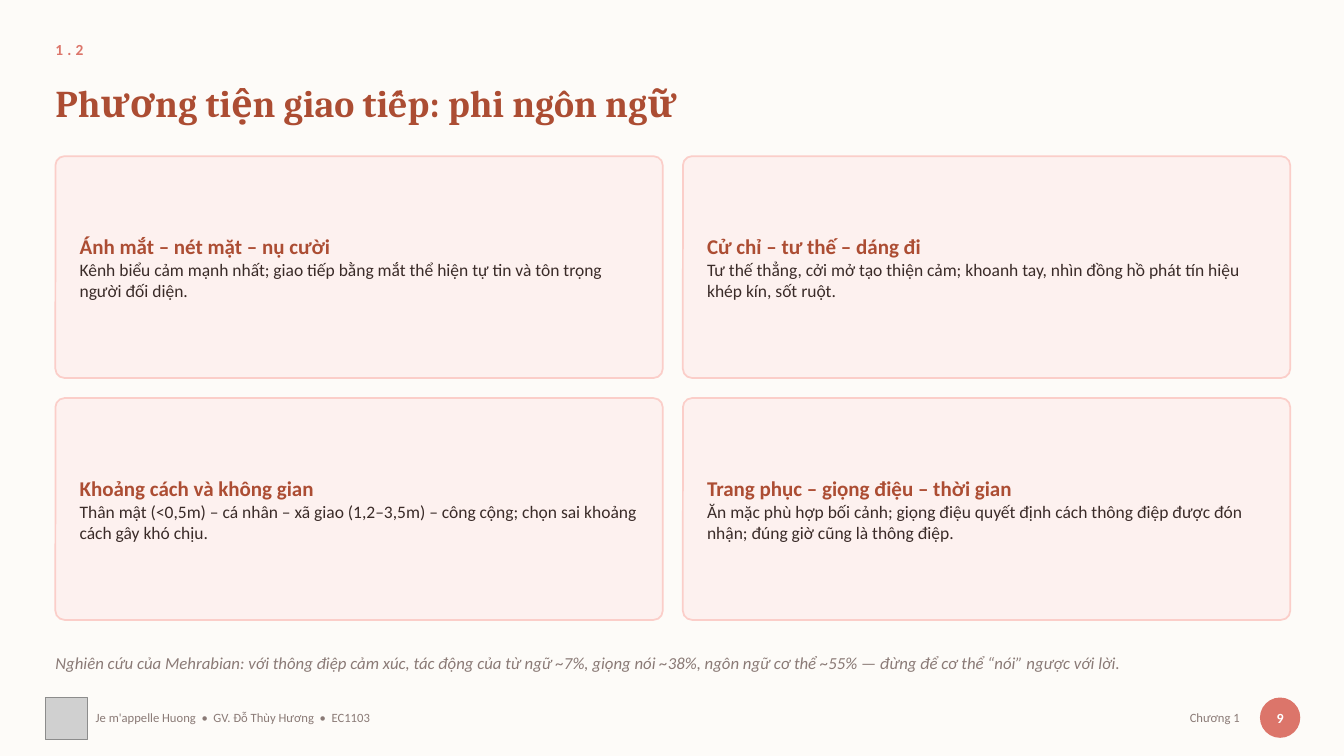
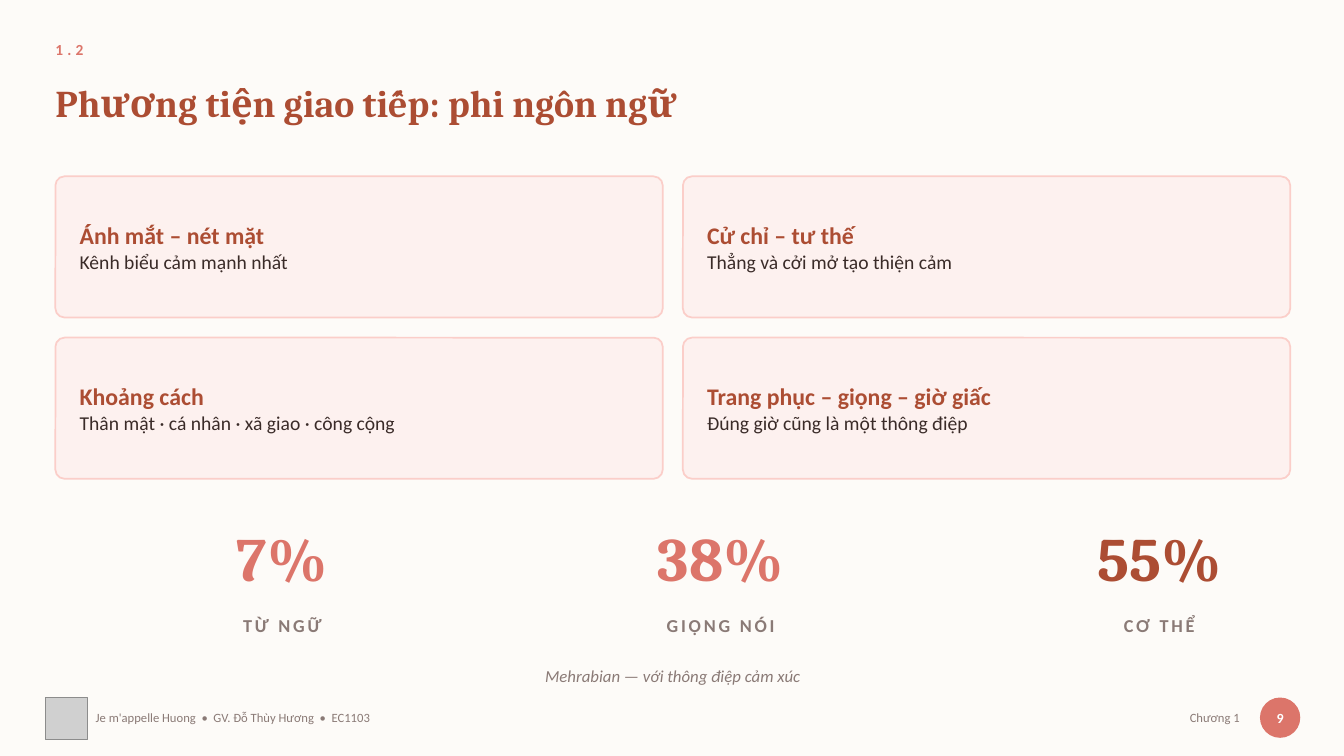
Before and after one commit to thuyhuongctu/ComDraft, a slide deck: slide 10 of slides/01-tong-quan-giao-tiep.pptx. Drawn at 1344x756 pixels with LibreOffice and Linux fonts; fonts in the diff are those of the drawing; grey boxes stand for pictures. Boxes give left, top, right and bottom in pixels: in the first picture for what was removed or moved away, otherwise in the second. Text is boxed around its words. In the diff, an @@ line names an element or a change of style, - is before the commit and + after.

Commit message:
Chương 1: bớt chữ trên slide, thêm sơ đồ, và vẽ lại logo ComDraft
Slide bài giảng trong ứng dụng quá dày chữ: cả tám bộ trung bình 103 từ mỗi
slide, 90 trên 131 slide vượt 80 từ, mà chỉ 19 slide có hình minh họa thật —
số "ảnh" còn lại chỉ là con dấu nhỏ ở chân trang. Sinh viên phần lớn xem bằng
điện thoại, chữ ấy còn nhỏ nữa.

Làm thử Chương 1 trước. Chữ trên slide từ 113 xuống 76 từ mỗi slide, trung vị
125 xuống 71; toàn bộ phần cắt đi chuyển xuống ghi chú giảng bài nên lời giảng
không mất, ghi chú từ 1.271 lên 2.385 từ. Mười sáu khoá ghi chú vẫn khớp đúng
slide, không khoá nào đứt.

Hai slide trống nhất nay thành sơ đồ, vẽ bằng mã như tám hình sẵn có: bốn cặp
hình thức giao tiếp thành bốn trục có hai đầu, và năm yếu tố ảnh hưởng vây
quanh một tâm. Chương 1 nay có 4 slide mang hình thật thay vì 2.

Hai chỗ sửa trong dây chuyền dựng, có lợi cho mọi hình về sau:
• Chiều cao hình nay lấy theo số đo thật của nội dung trong trình duyệt, không
  khai ước chừng nữa — khai thừa thì ảnh chụp ra kèm một mảng trắng lớn.
• add_images.py đặt hình vào giữa vùng thân slide theo chiều dọc. Hình bẹt hơn
  khung slide thì co theo bề rộng, dán sát mép trên sẽ để hụt một mảng ở đáy.

Logo ComDraft vẽ lại bằng mã trong scripts/ve_logo.py theo mẫu 3D của tác giả:
hai chữ C và D lồng nhau kiểu đất sét. Sinh hai bản vì một bản không dùng được
cho cả hai chỗ — dấu gọn cho đầu trang và favicon, bản đầy đủ có đốm trang trí
và chữ ComDraft cho slide và bìa. Màu chữ D phải hạ tông hai lần: kem trên nền
kem của ứng dụng gần như mất hút ở cỡ 46 px.

Thêm bộ nhận diện của tác giả vào assets/thuong-hieu/ — hai tệp logo mà trình
sinh deck vẫn cần nhưng repo này trước nay không có, nên ComDraft chưa tự dựng
lại deck được như README nói.

Đã xuất lại 19 ảnh Chương 1 cho trình xem trong ứng dụng, nâng PHIEN_BAN lên
v15 để máy sinh viên không dùng bản cũ trong bộ nhớ đệm. Bộ kiểm tra 24/24. Đã
chụp lại giao diện ở nền sáng, nền tối và màn 390 px.

```diff
--- a/slides/01-tong-quan-giao-tiep.pptx
+++ b/slides/01-tong-quan-giao-tiep.pptx
@@ rounded rectangle: place and size @@
-rounded rectangle at [55, 156, 663, 378]
+rounded rectangle at [55, 176, 663, 318]
@@ rounded rectangle: place and size @@
-rounded rectangle at [684, 156, 1292, 378]
+rounded rectangle at [684, 176, 1292, 318]
@@ text at [80, 224, 287, 273]: text changed; size 12.5 to 14 pt @@
-Ánh mắt – nét mặt – nụ cười
-Kênh biểu cảm mạnh nhất; giao tiếp bằng mắt thể hiện tự tin và tôn trọng người đối diện.
+Ánh mắt – nét mặt
+Kênh biểu cảm mạnh nhất
@@ text at [707, 226, 952, 273]: text changed; size 12.5 to 14 pt @@
-Cử chỉ – tư thế – dáng đi
-Tư thế thẳng, cởi mở tạo thiện cảm; khoanh tay, nhìn đồng hồ phát tín hiệu khép kín, sốt ruột.
+Cử chỉ – tư thế
+Thẳng và cởi mở tạo thiện cảm
@@ rounded rectangle: place and size @@
-rounded rectangle at [55, 398, 663, 620]
+rounded rectangle at [55, 338, 663, 479]
@@ proportions changed in 4 elements at [55, 176, 663, 318], [684, 176, 1292, 318], [55, 338, 663, 479], [684, 338, 1292, 479] @@
@@ rounded rectangle: place and size @@
-rounded rectangle at [684, 398, 1292, 620]
+rounded rectangle at [684, 338, 1292, 479]
@@ text at [80, 388, 395, 434]: text changed; size 12.5 to 14 pt @@
-Khoảng cách và không gian
-Thân mật (<0,5m) – cá nhân – xã giao (1,2–3,5m) – công cộng; chọn sai khoảng cách gây khó chịu.
+Khoảng cách
+Thân mật · cá nhân · xã giao · công cộng
@@ text at [707, 387, 991, 434]: text changed; size 12.5 to 14 pt @@
-Trang phục – giọng điệu – thời gian
-Ăn mặc phù hợp bối cảnh; giọng điệu quyết định cách thông điệp được đón nhận; đúng giờ cũng là thông điệp.
+Trang phục – giọng – giờ giấc
+Đúng giờ cũng là một thông điệp
@@ text added at [237, 539, 328, 583], 44 pt, text #DC756A, bold @@
+7%
@@ text added at [658, 539, 784, 583], 44 pt, text #DC756A, bold @@
+38%
@@ text added at [1097, 539, 1221, 583], 44 pt, text #AC4D33, bold @@
+55%
@@ text added at [243, 617, 321, 632], 13 pt, text #8A7A76, bold @@
+TỪ NGỮ
@@ text added at [667, 617, 775, 635], 13 pt, text #8A7A76, bold @@
+GIỌNG NÓI
@@ text added at [1124, 617, 1195, 632], 13 pt, text #8A7A76, bold @@
+CƠ THỂ
@@ text at [545, 670, 800, 685]: text changed @@
-Nghiên cứu của Mehrabian: với thông điệp cảm xúc, tác động của từ ngữ ~7%, giọng nói ~38%, ngôn ngữ cơ thể ~55% — đừng để cơ thể “nói” ngược với lời.
+Mehrabian — với thông điệp cảm xúc
```
Also in this commit, not shown: 9 other slides changed, 26 other files.
